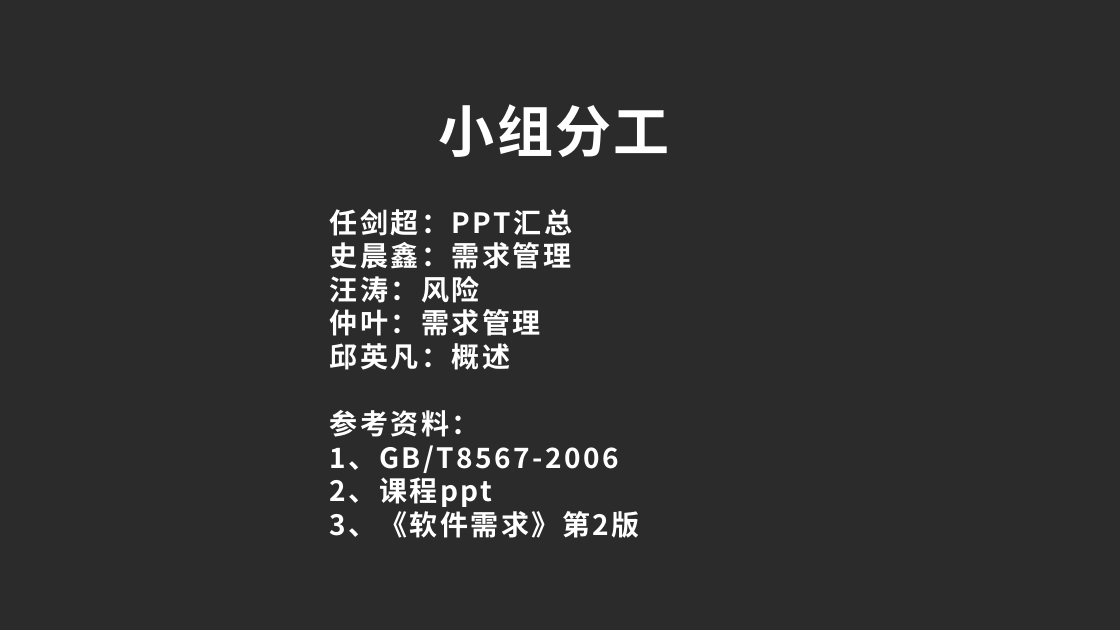
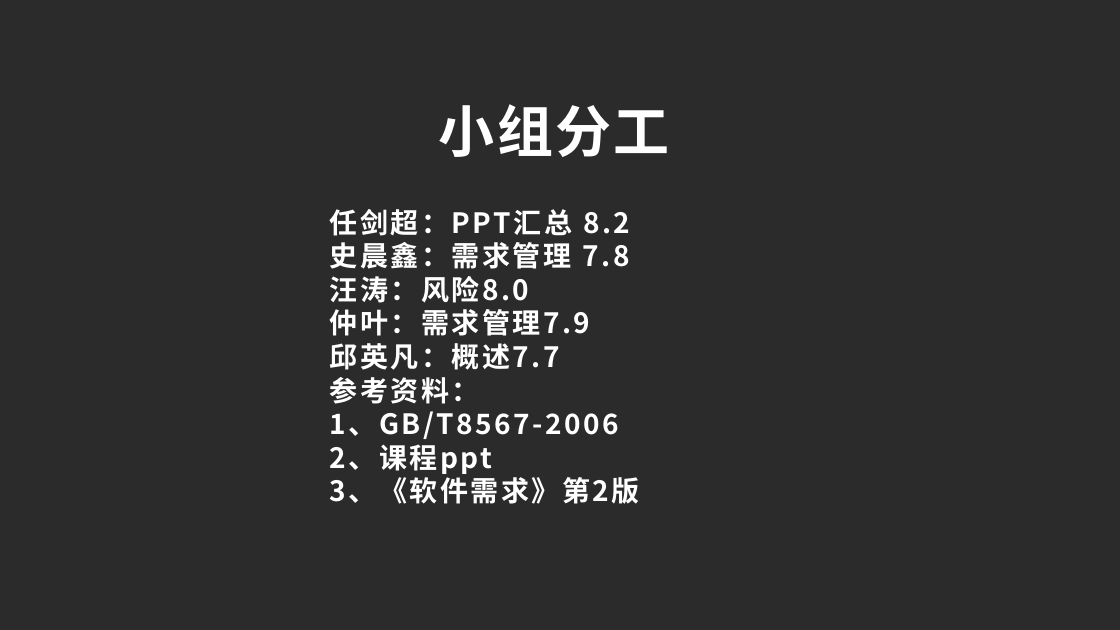
Before and after one commit to PRD2017G23/PRD2017G23, a slide deck: slide 37 of 需求工程项目计划ppt.pptx. Drawn at 1120x630 pixels with LibreOffice and Linux fonts; fonts in the diff are those of the drawing; background and template pictures are left out; a plain dark background stands for a picture behind light text. Boxes give left, top, right and bottom in pixels: in the first picture for what was removed or moved away, otherwise in the second. Text is boxed around its words. In the diff, an @@ line names an element or a change of style, - is before the commit and + after.

Commit message:
1104

```diff
--- a/需求工程项目计划ppt.pptx
+++ b/需求工程项目计划ppt.pptx
@@ text at (330, 209, 630, 370): text changed @@
-任剑超：PPT汇总
-史晨鑫：需求管理
-汪涛：风险
-仲叶：需求管理
-邱英凡：概述
+任剑超：PPT汇总 8.2
+史晨鑫：需求管理 7.8
+汪涛：风险8.0
+仲叶：需求管理7.9
+邱英凡：概述7.7
```
